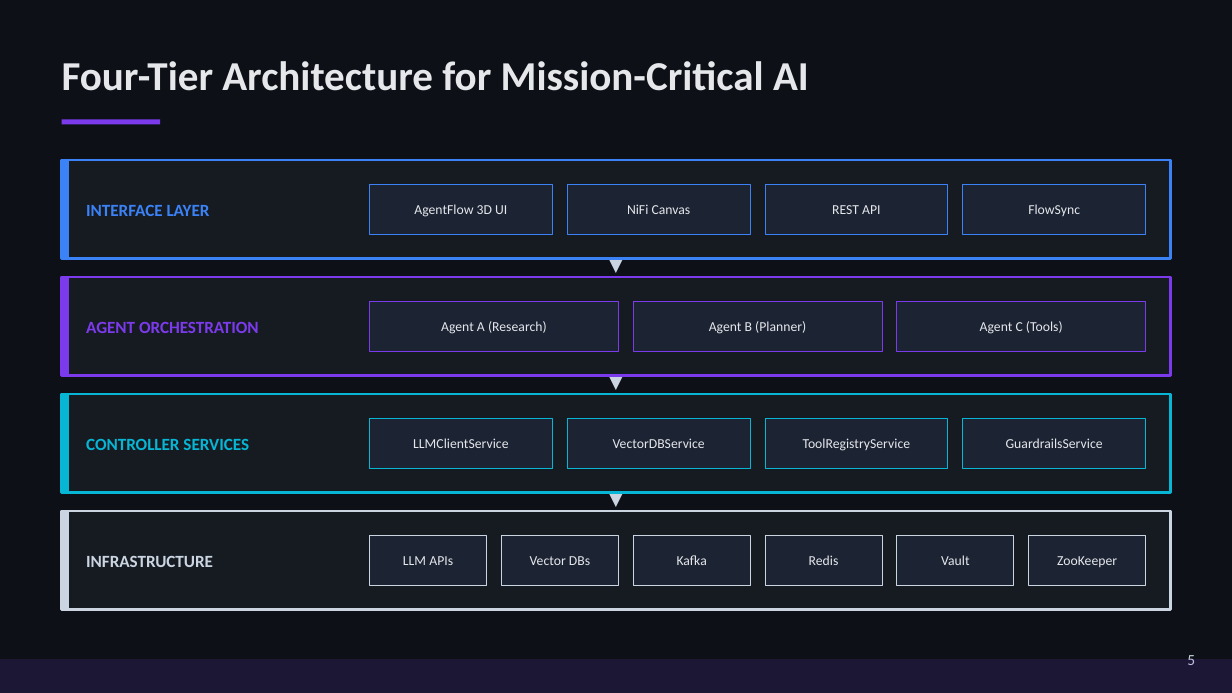
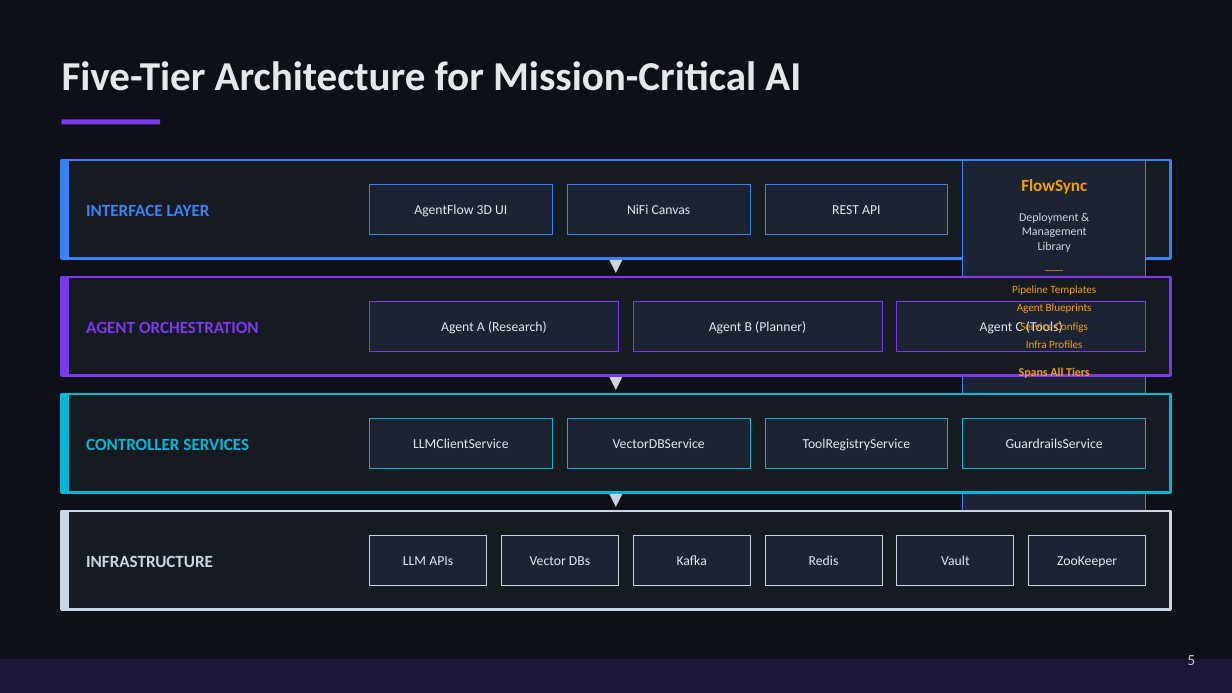
Before and after one commit to bjkolly/agentflow-nifi, a slide deck: slide 7 of docs/agentflow-executive-deck.pptx (slide 5 before the commit). Drawn at 1232x693 pixels with LibreOffice and Linux fonts; fonts in the diff are those of the drawing. Boxes give left, top, right and bottom in pixels: in the first picture for what was removed or moved away, otherwise in the second. Text is boxed around its words. In the diff, an @@ line names an element or a change of style, - is before the commit and + after.

```diff
--- a/docs/agentflow-executive-deck.pptx
+++ b/docs/agentflow-executive-deck.pptx
@@ text at [62, 61, 801, 91]: text changed @@
-Four-Tier Architecture for Mission-Critical AI
+Five-Tier Architecture for Mission-Critical AI
@@ text "FlowSync": place and size @@
-text "FlowSync" at [1028, 204, 1080, 216]
+text "FlowSync" at [1021, 179, 1087, 194]
@@ text "FlowSync" at [1021, 179, 1087, 194]: size 8 to 10 pt, text colour #E5E7EB to #F59E0B, bold on @@
@@ rectangle: place and size @@
-rectangle at [963, 185, 1147, 234]
+rectangle at [963, 160, 1147, 610]
@@ text added at [1012, 213, 1096, 378], 6.5 pt, text #F59E0B @@
+Deployment &
+Management
+Library
+───
+Pipeline Templates
+Agent Blueprints
+Service Configs
+Infra Profiles
+Spans All Tiers
```
Also in this commit, not shown: 4 other slides changed, 2 slides added, 14 other files.
